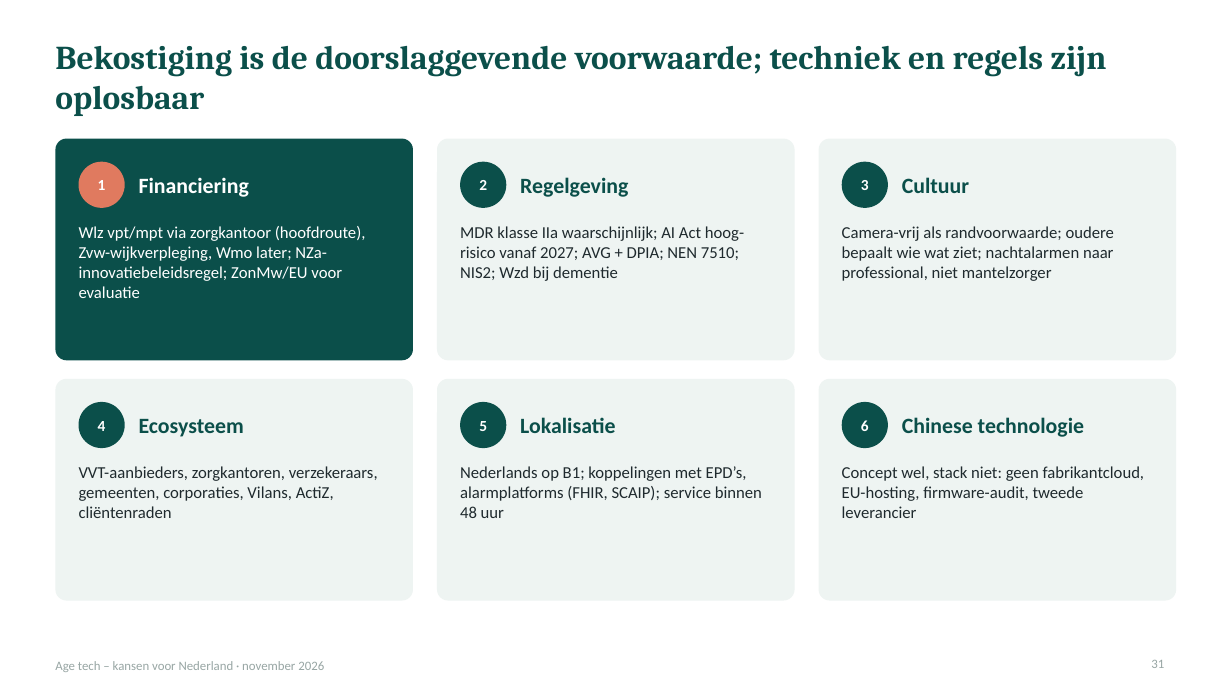
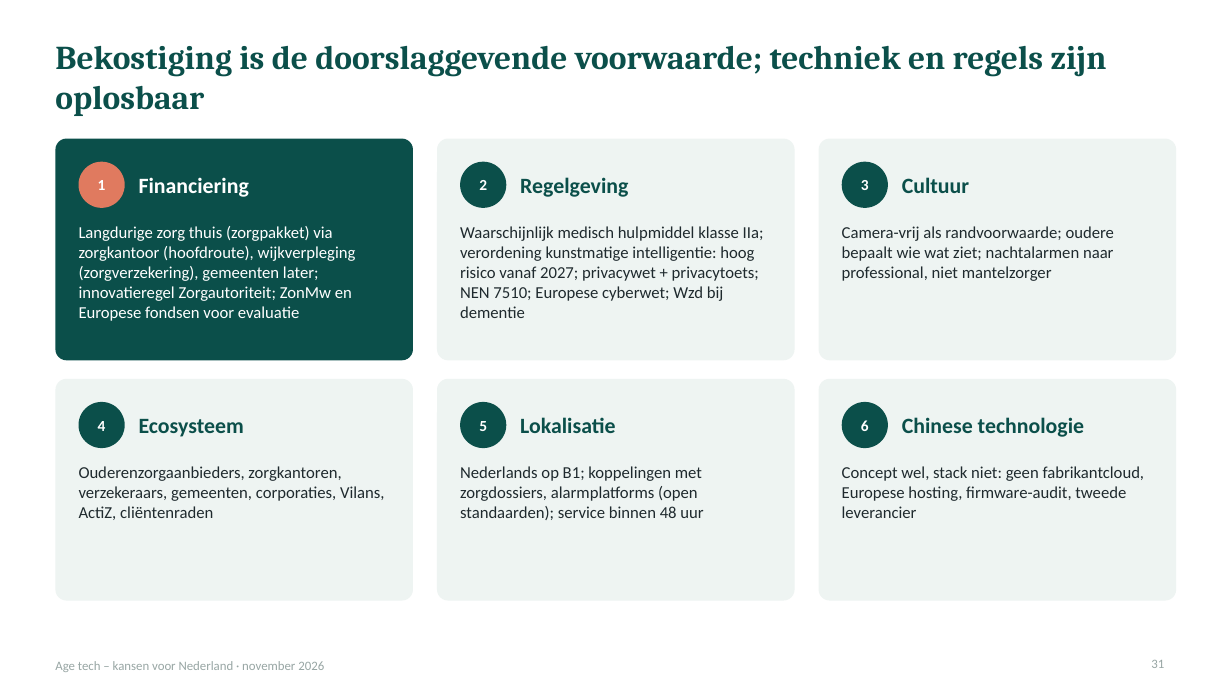
Before and after one commit to robruijn/Four-Seasons-Rome-2026, a slide deck: slide 31 of AgeTech_kansen_Nederland.pptx. Drawn at 1232x693 pixels with LibreOffice and Linux fonts; fonts in the diff are those of the drawing. Boxes give left, top, right and bottom in pixels: in the first picture for what was removed or moved away, otherwise in the second. Text is boxed around its words. In the diff, an @@ line names an element or a change of style, - is before the commit and + after.

```diff
--- a/AgeTech_kansen_Nederland.pptx
+++ b/AgeTech_kansen_Nederland.pptx
@@ text at (x1=79, y1=226, x2=356, y2=321): text changed @@
-Wlz vpt/mpt via zorgkantoor (hoofdroute), Zvw-wijkverpleging, Wmo later; NZa-innovatiebeleidsregel; ZonMw/EU voor evaluatie
+Langdurige zorg thuis (zorgpakket) via zorgkantoor (hoofdroute), wijkverpleging (zorgverzekering), gemeenten later; innovatieregel Zorgautoriteit; ZonMw en Europese fondsen voor evaluatie
@@ text at (x1=460, y1=226, x2=764, y2=318): text changed @@
-MDR klasse IIa waarschijnlijk; AI Act hoog-risico vanaf 2027; AVG + DPIA; NEN 7510; NIS2; Wzd bij dementie
+Waarschijnlijk medisch hulpmiddel klasse IIa; verordening kunstmatige intelligentie: hoog risico vanaf 2027; privacywet + privacytoets; NEN 7510; Europese cyberwet; Wzd bij dementie
@@ text at (x1=79, y1=466, x2=384, y2=520): text changed @@
-VVT-aanbieders, zorgkantoren, verzekeraars, gemeenten, corporaties, Vilans, ActiZ, cliëntenraden
+Ouderenzorgaanbieders, zorgkantoren, verzekeraars, gemeenten, corporaties, Vilans, ActiZ, cliëntenraden
@@ text at (x1=460, y1=466, x2=703, y2=520): text changed @@
-Nederlands op B1; koppelingen met EPD’s, alarmplatforms (FHIR, SCAIP); service binnen 48 uur
+Nederlands op B1; koppelingen met zorgdossiers, alarmplatforms (open standaarden); service binnen 48 uur
@@ text at (x1=842, y1=466, x2=1145, y2=518): text changed @@
-Concept wel, stack niet: geen fabrikantcloud, EU-hosting, firmware-audit, tweede leverancier
+Concept wel, stack niet: geen fabrikantcloud, Europese hosting, firmware-audit, tweede leverancier
```
Also in this commit, not shown: 42 other slides changed.
